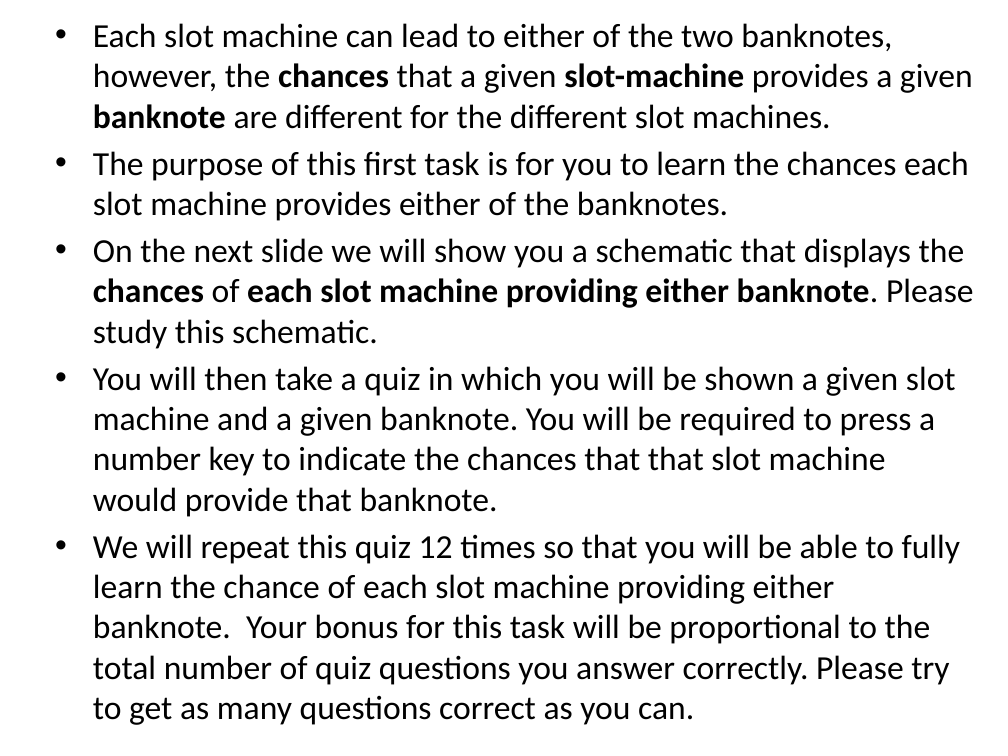
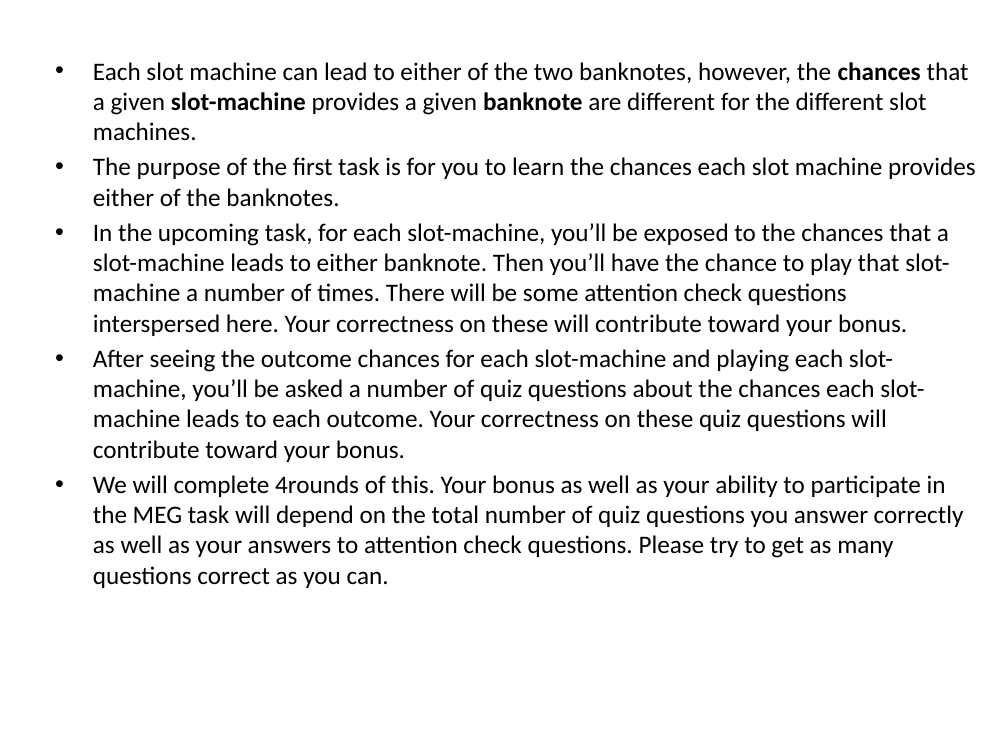
Before and after one commit to evanrussek/Gamble_Task_browser, a slide deck: slide 3 of public/Practice_Task2/Stimuli/uws_instr_slides_ver2_jpg.pptx. Drawn at 1008x756 pixels with LibreOffice and Linux fonts; fonts in the diff are those of the drawing. Boxes give left, top, right and bottom in pixels: in the first picture for what was removed or moved away, otherwise in the second. Text is boxed around its words. In the diff, an @@ line names an element or a change of style, - is before the commit and + after.

```diff
--- a/public/Practice_Task2/Stimuli/uws_instr_slides_ver2_jpg.pptx
+++ b/public/Practice_Task2/Stimuli/uws_instr_slides_ver2_jpg.pptx
@@ text "Each slot machine can lead ..." moved from (x1=93, y1=23, x2=974, y2=725) to (x1=93, y1=62, x2=975, y2=588) @@
@@ text at (x1=93, y1=62, x2=969, y2=141): size 24 to 18 pt in "Each slot machine can lead to either ..."; less space between paragraphs @@
@@ text at (x1=93, y1=157, x2=975, y2=588): text changed; size 24 to 18 pt @@
-• The purpose of this first task is for you to learn the chances each slot machine provides either of the banknotes.
-• On the next slide we will show you a schematic that displays the chances of each slot machine providing either banknote. Please study this schematic.
-• You will then take a quiz in which you will be shown a given slot machine and a given banknote. You will be required to press a number key to indicate the chances that that slot machine would provide that banknote.
-• We will repeat this quiz 12 times so that you will be able to fully learn the chance of each slot machine providing either banknote. Your bonus for this task will be proportional to the total number of quiz questions you answer correctly. Please try to get as many questions correct as you can.
+• The purpose of the first task is for you to learn the chances each slot machine provides either of the banknotes.
+• In the upcoming task, for each slot-machine, you’ll be exposed to the chances that a slot-machine leads to either banknote. Then you’ll have the chance to play that slot-machine a number of times. There will be some attention check questions interspersed here. Your correctness on these will contribute toward your bonus.
+• After seeing the outcome chances for each slot-machine and playing each slot-machine, you’ll be asked a number of quiz questions about the chances each slot-machine leads to each outcome. Your correctness on these quiz questions will contribute toward your bonus.
+• We will complete 4rounds of this. Your bonus as well as your ability to participate in the MEG task will depend on the total number of quiz questions you answer correctly as well as your answers to attention check questions. Please try to get as many questions correct as you can.
```
Also in this commit, not shown: 7 other slides changed, 3 slides added, 1 slide removed, 29 other files.
